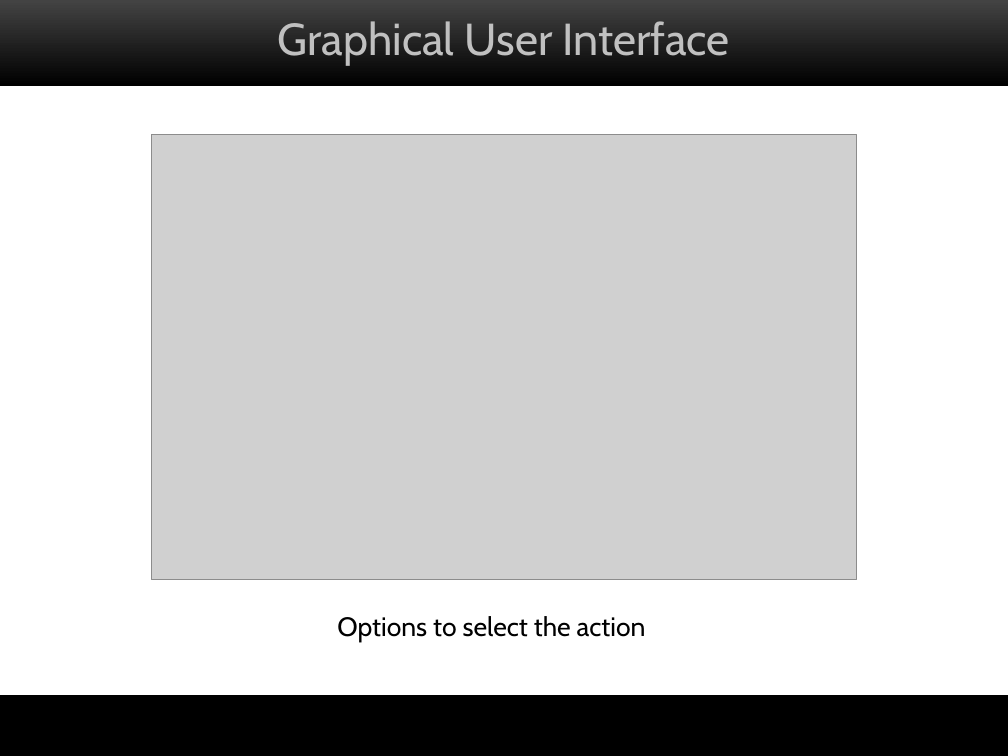
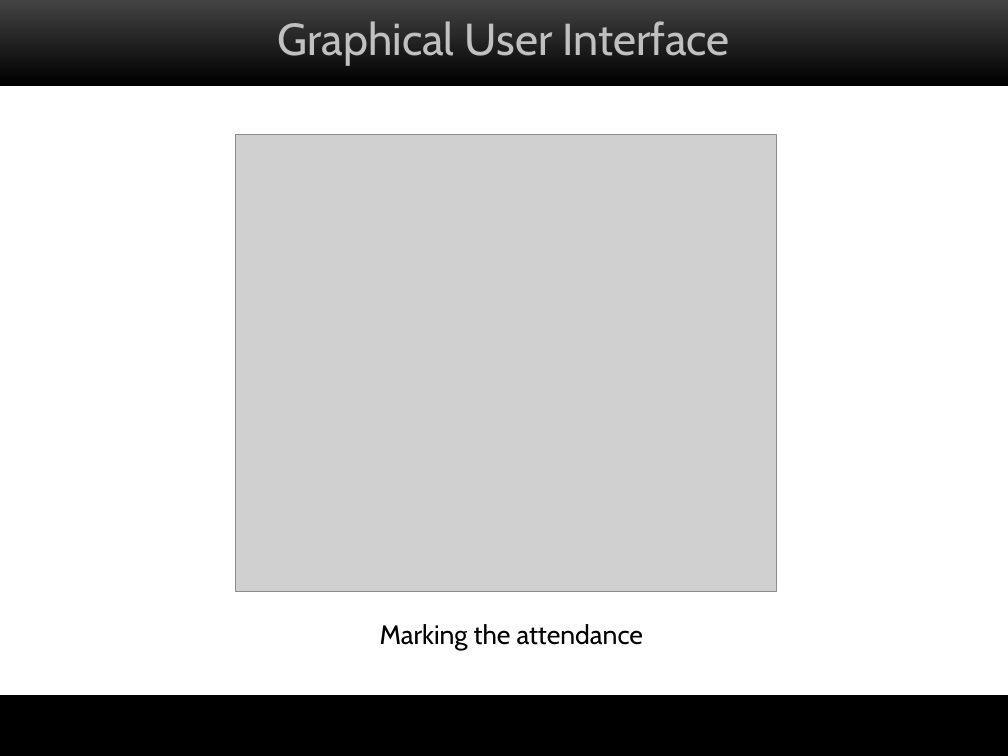
Before and after one commit to saurabh1403/attendance-on-openmoko, a slide deck: slide 17 of docs/mid-term-seminar.ppt (slide 15 before the commit). Drawn at 1008x756 pixels with LibreOffice and Linux fonts; fonts in the diff are those of the drawing; grey boxes stand for pictures; background and template pictures are left out. Boxes give left, top, right and bottom in pixels: in the first picture for what was removed or moved away, otherwise in the second. Text is boxed around its words. In the diff, an @@ line names an element or a change of style, - is before the commit and + after.

```diff
--- a/docs/mid-term-seminar.ppt
+++ b/docs/mid-term-seminar.ppt
@@ picture: place and size @@
-picture at bbox=[151, 134, 857, 580]
+picture at bbox=[235, 134, 776, 591]
@@ text removed at bbox=[337, 616, 646, 642] @@
-  Options to select the action
@@ text added at bbox=[380, 624, 643, 650], 19 pt, text #000000 @@
+  Marking the attendance
```
Also in this commit, not shown: 7 other slides changed, 4 slides added, 2 slides removed, 35 other files.
